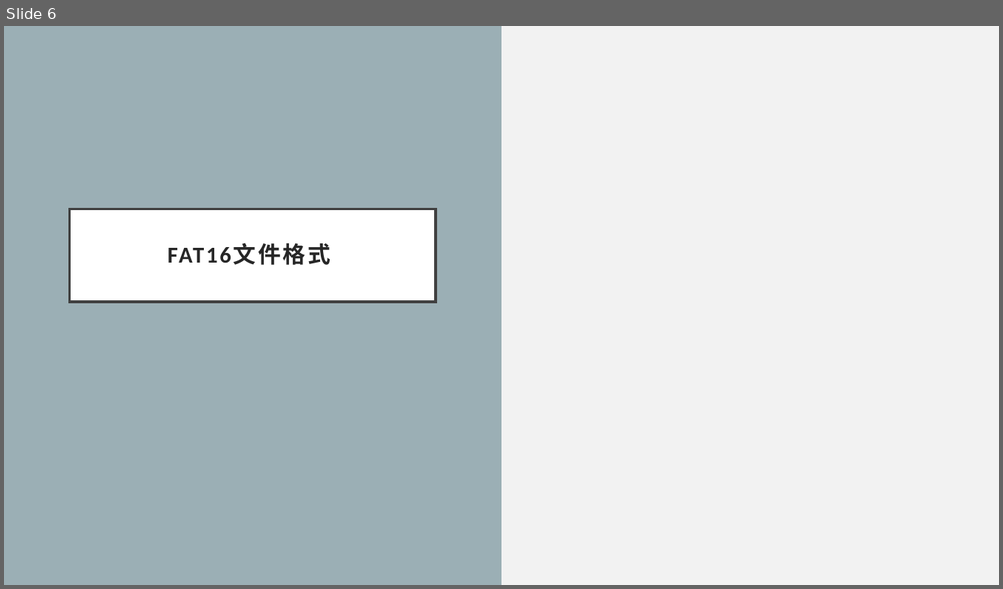
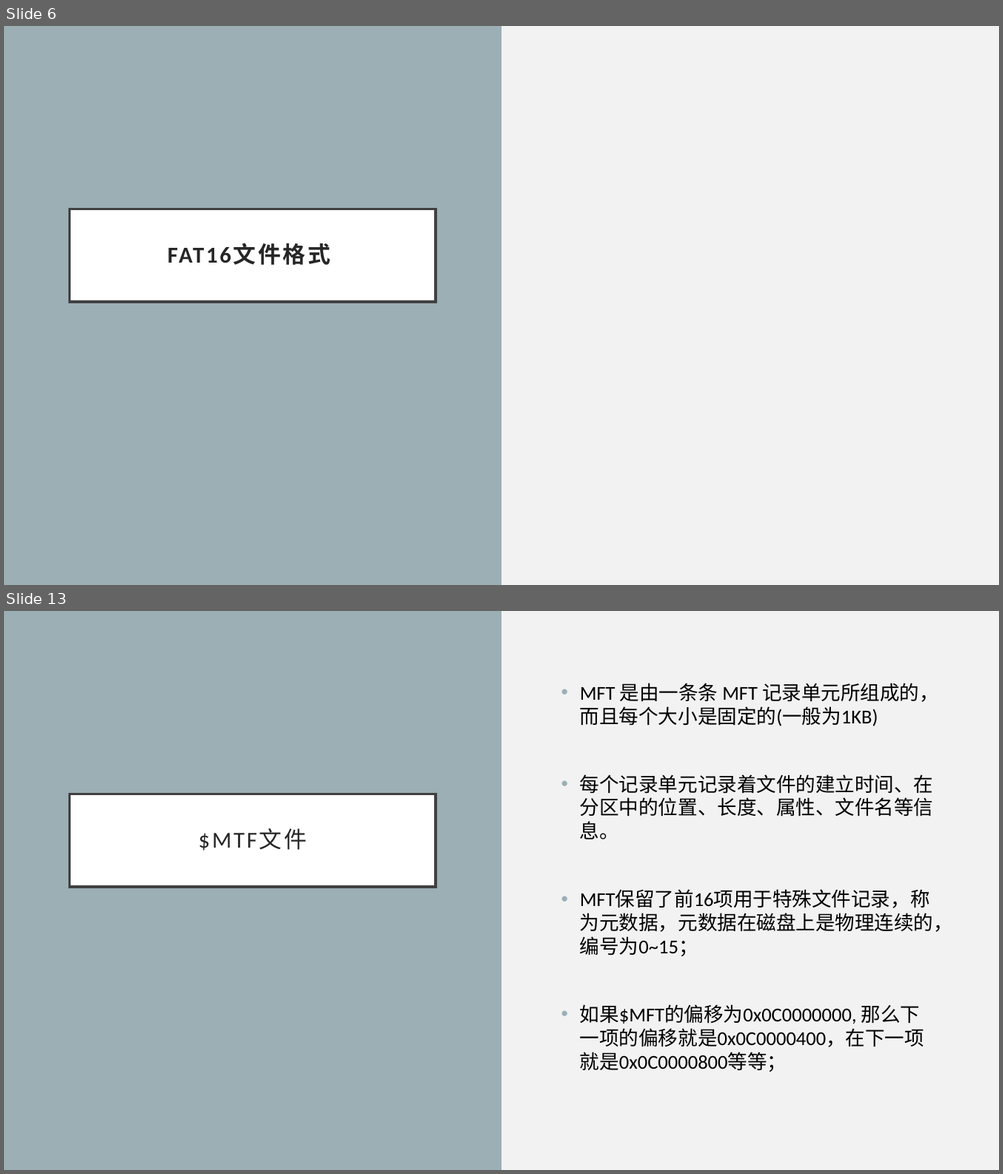
Before and after one commit to llCurious/synchro, a slide deck: Windows Fs.pptx. Shown one above the other, each under a label of ours: slide 6 before the commit, slides 6 and 13 after it; the slides between them are not shown. The pictures are 1003x589 and 1003x1174 pixels, drawn with LibreOffice and Linux fonts; fonts in the diff are those of the drawing. Boxes give left, top, right and bottom in pixels: in the first picture for what was removed or moved away, otherwise in the second. Text is boxed around its words. In the diff, an @@ line names an element or a change of style, - is before the commit and + after.

```diff
--- a/Windows Fs.pptx
+++ b/Windows Fs.pptx
@@ slide 13 added at (4, 611, 999, 1170), background #F2F2F2; not listed: 1 template element that a slide beside it also shows @@
@@ text added at (580, 683, 953, 1072), 19 pt, text #000000 @@
+• MFT 是由一条条 MFT 记录单元所组成的，而且每个大小是固定的(一般为1KB)
+• 每个记录单元记录着文件的建立时间、在分区中的位置、长度、属性、文件名等信息。
+• MFT保留了前16项用于特殊文件记录，称为元数据，元数据在磁盘上是物理连续的，编号为0~15；
+• 如果$MFT的偏移为0x0C0000000, 那么下一项的偏移就是0x0C0000400，在下一项就是0x0C0000800等等；
@@ title added at (70, 794, 436, 887), fill #FFFFFF, outline #404040 2.5 pt, 22 pt, text #262626 @@
+$MTF文件
```
Also in this commit, not shown: 14 other slides added, 3 slides removed.
